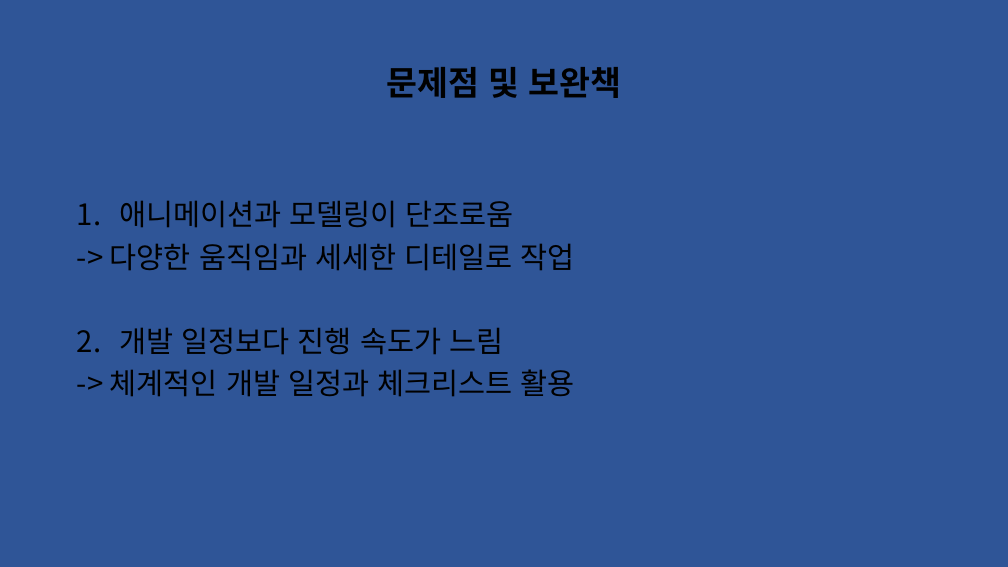
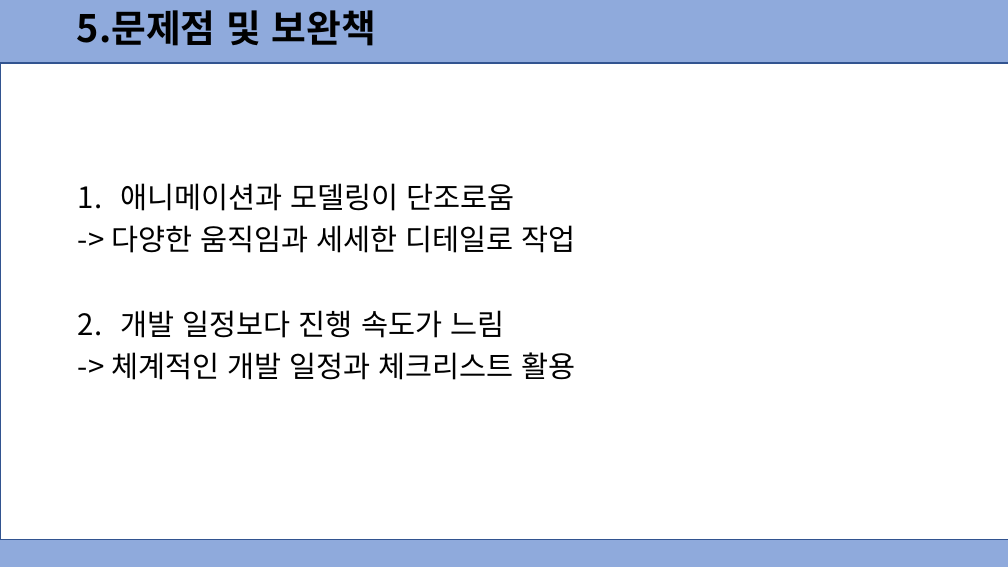
Before and after one commit to dmsdn16/kpu_projects, a slide deck: slide 9 of 2022 졸업작품 중간발표(은우 추가).pptx (slide 8 before the commit). Drawn at 1008x567 pixels with LibreOffice and Linux fonts; fonts in the diff are those of the drawing. Boxes give left, top, right and bottom in pixels: in the first picture for what was removed or moved away, otherwise in the second. Text is boxed around its words. In the diff, an @@ line names an element or a change of style, - is before the commit and + after.

```diff
--- a/2022 졸업작품 중간발표(은우 추가).pptx
+++ b/2022 졸업작품 중간발표(은우 추가).pptx
@@ background #2F5597 to #8FAADC @@
@@ text at [77, 10, 376, 46]: text changed; size 32 to 36 pt @@
-문제점 및 보완책
+5.문제점 및 보완책
@@ rectangle added at [0, 63, 1008, 540], fill #FFFFFF, outline #325491 1 pt @@
@@ text "애니메이션과 모델링이 단조로움": place and size @@
-text "애니메이션과 모델링이 단조로움" at [110, 200, 575, 397]
+text "애니메이션과 모델링이 단조로움" at [111, 183, 576, 380]
```
Also in this commit, not shown: 9 other slides changed, 3 slides added.
